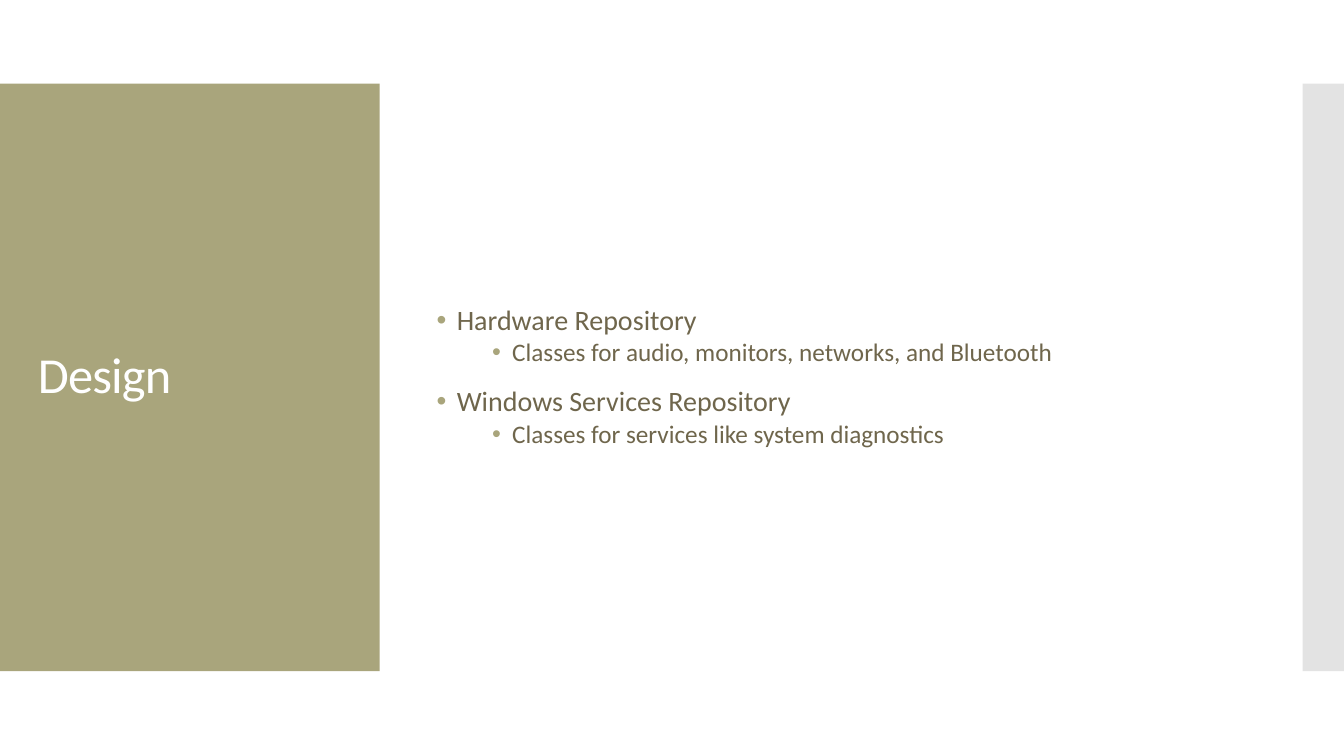
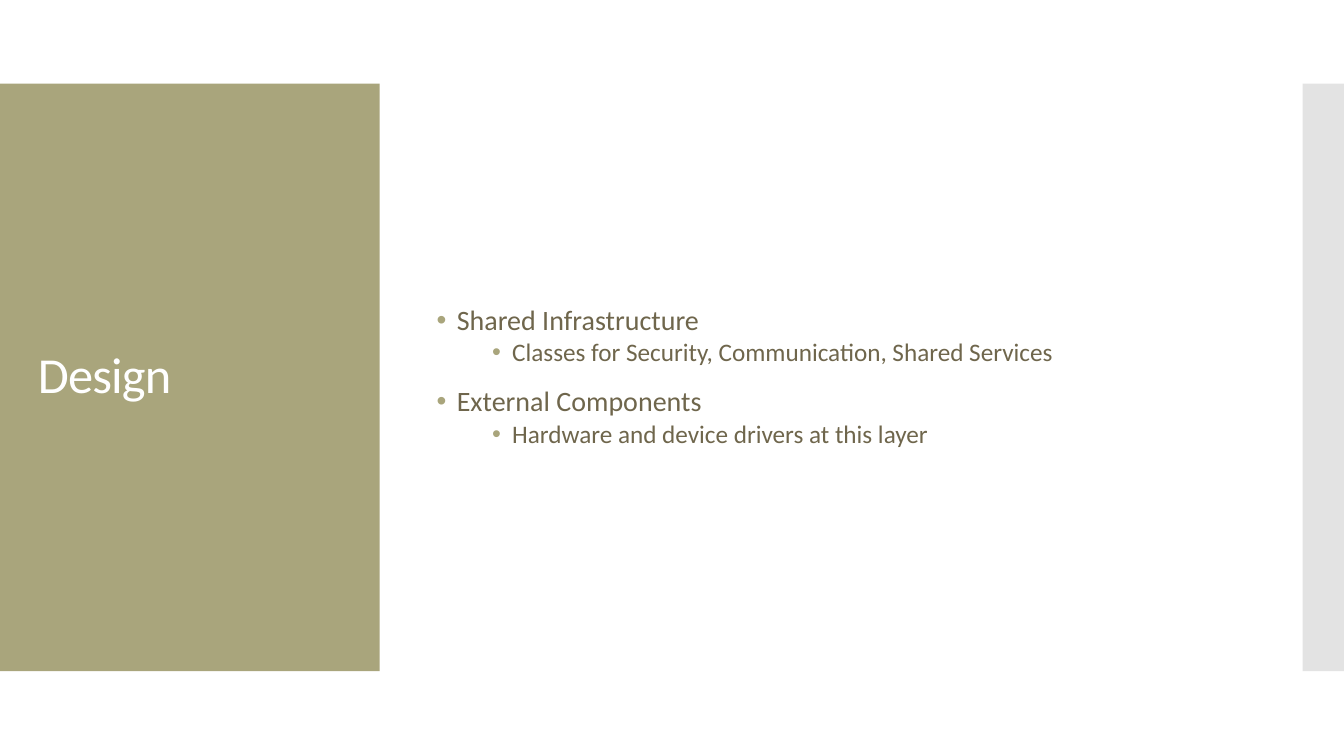
Before and after one commit to swen5232/Final, a slide deck: slide 5 of Acolyte/AcolytePresentation.pptx. Drawn at 1344x756 pixels with LibreOffice and Linux fonts; fonts in the diff are those of the drawing. Boxes give left, top, right and bottom in pixels: in the first picture for what was removed or moved away, otherwise in the second. Text is boxed around its words. In the diff, an @@ line names an element or a change of style, - is before the commit and + after.

```diff
--- a/Acolyte/AcolytePresentation.pptx
+++ b/Acolyte/AcolytePresentation.pptx
@@ text at [457,310,1052,447]: text changed @@
-• Hardware Repository
-  • Classes for audio, monitors, networks, and Bluetooth
-• Windows Services Repository
-  • Classes for services like system diagnostics
+• Shared Infrastructure
+  • Classes for Security, Communication, Shared Services
+• External Components
+  • Hardware and device drivers at this layer
```
Also in this commit, not shown: 2 other slides changed, 1 slide added.
